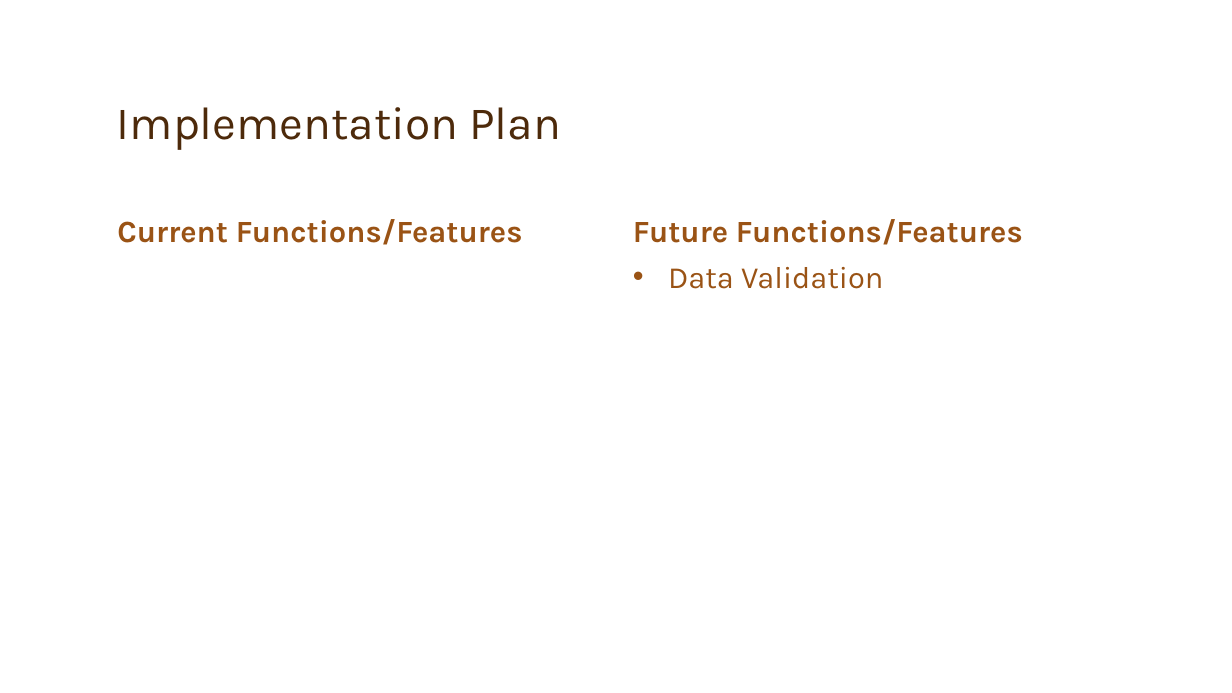
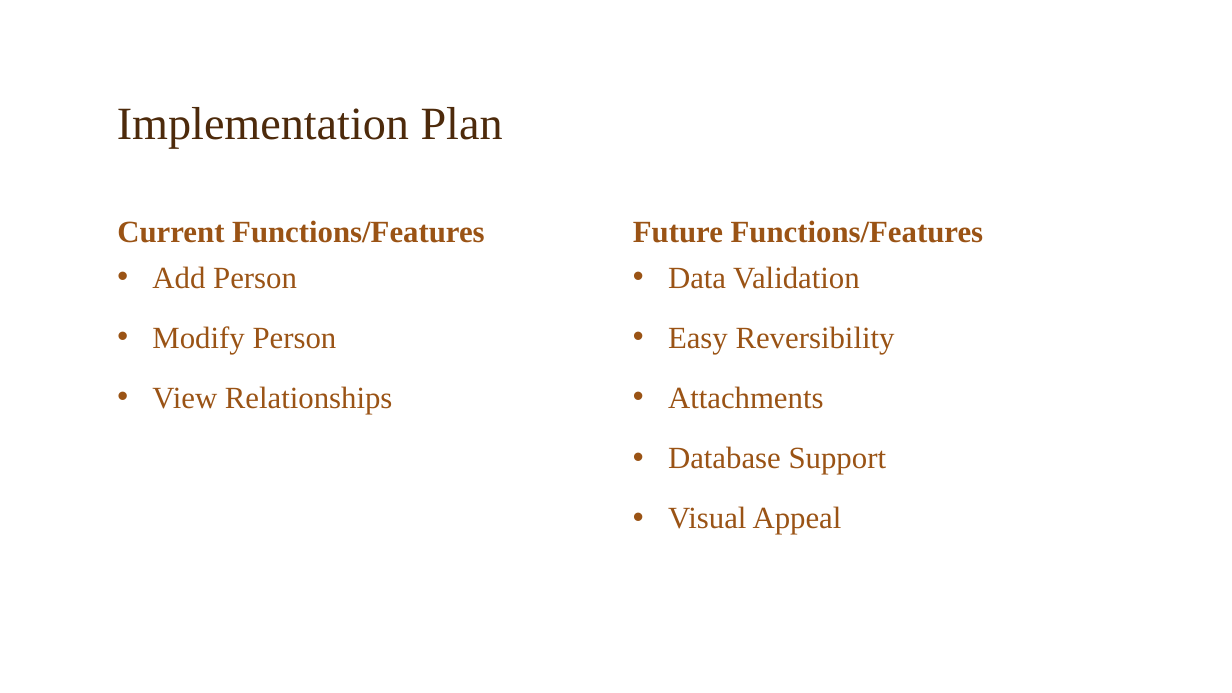
Before and after one commit to austintauer/Genealotree, a slide deck: slide 5 of GenealoTree.pptx. Drawn at 1232x693 pixels with LibreOffice and Linux fonts; fonts in the diff are those of the drawing; background and template pictures are left out. Boxes give left, top, right and bottom in pixels: in the first picture for what was removed or moved away, otherwise in the second. Text is boxed around its words. In the diff, an @@ line names an element or a change of style, - is before the commit and + after.

```diff
--- a/GenealoTree.pptx
+++ b/GenealoTree.pptx
@@ font Karla to Times New Roman in 3 elements at [117,107,503,148], [117,220,484,243], [633,220,984,243] @@
@@ text added at [152,266,393,414], 24 pt, text #9A5315 @@
+• Add Person
+• Modify Person
+• View Relationships
@@ text at [668,266,860,289]: font Karla to Times New Roman in "Data Validation" @@
@@ text at [668,326,895,534]: paragraphs added @@
+• Easy Reversibility
+• Attachments
+• Database Support
+• Visual Appeal
```
Also in this commit, not shown: 4 other slides changed.
